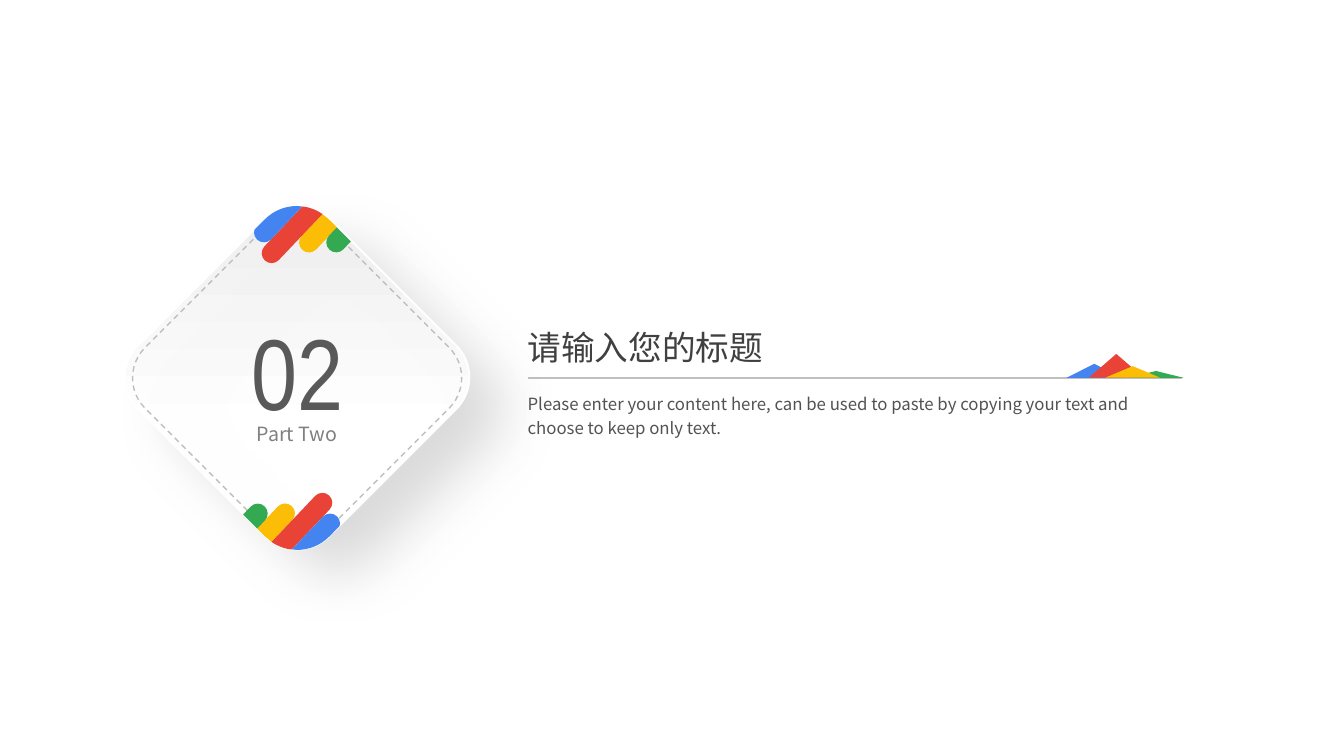
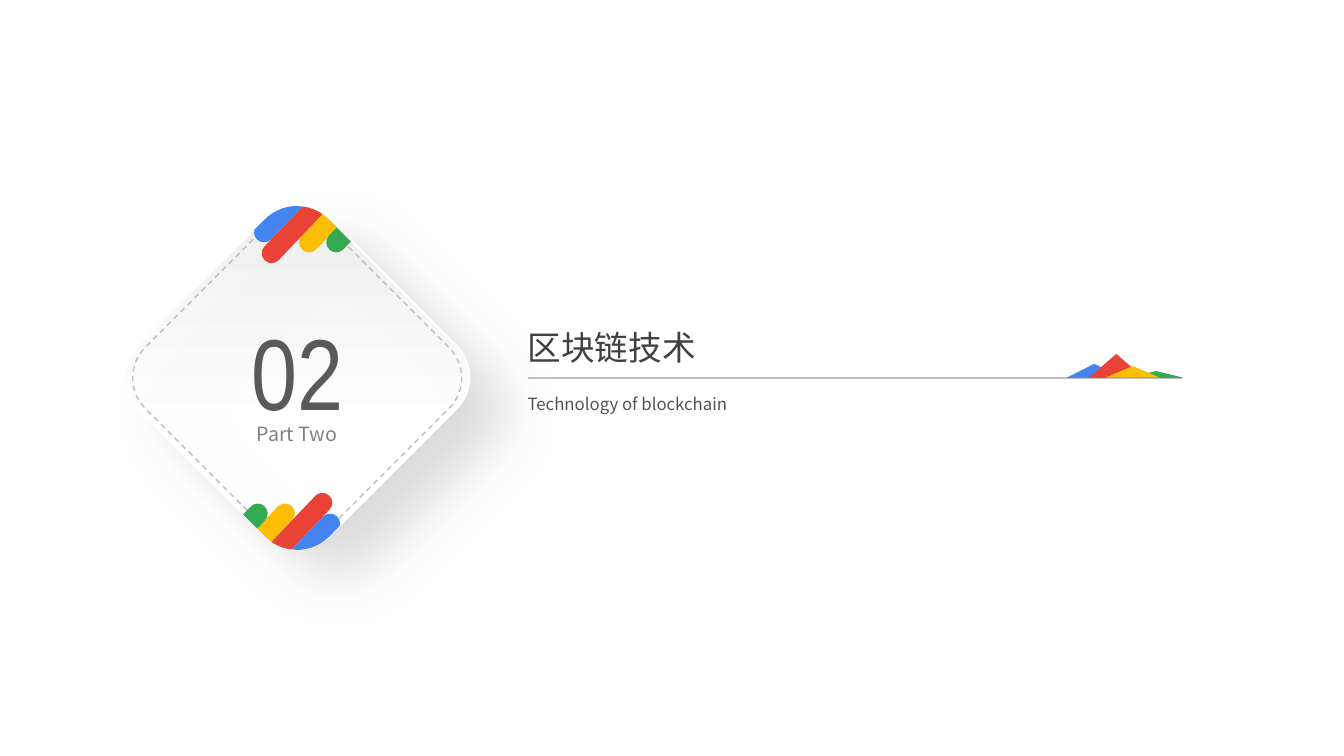
Before and after one commit to bingozwb/Blockchain-intro., a slide deck: slide 6 of doc/BlockChain Intro.pptx. Drawn at 1344x756 pixels with LibreOffice and Linux fonts; fonts in the diff are those of the drawing; background and template pictures are left out. Boxes give left, top, right and bottom in pixels: in the first picture for what was removed or moved away, otherwise in the second. Text is boxed around its words. In the diff, an @@ line names an element or a change of style, - is before the commit and + after.

```diff
--- a/doc/BlockChain Intro.pptx
+++ b/doc/BlockChain Intro.pptx
@@ text at <box>528,331,696,363</box>: text changed @@
-请输入您的标题
+区块链技术
@@ text at <box>528,396,727,414</box>: text changed @@
-Please enter your content here, can be used to paste by copying your text and choose to keep only text.
+Technology of blockchain
```
Also in this commit, not shown: 10 other slides changed, 12 slides added, 4 slides removed.
